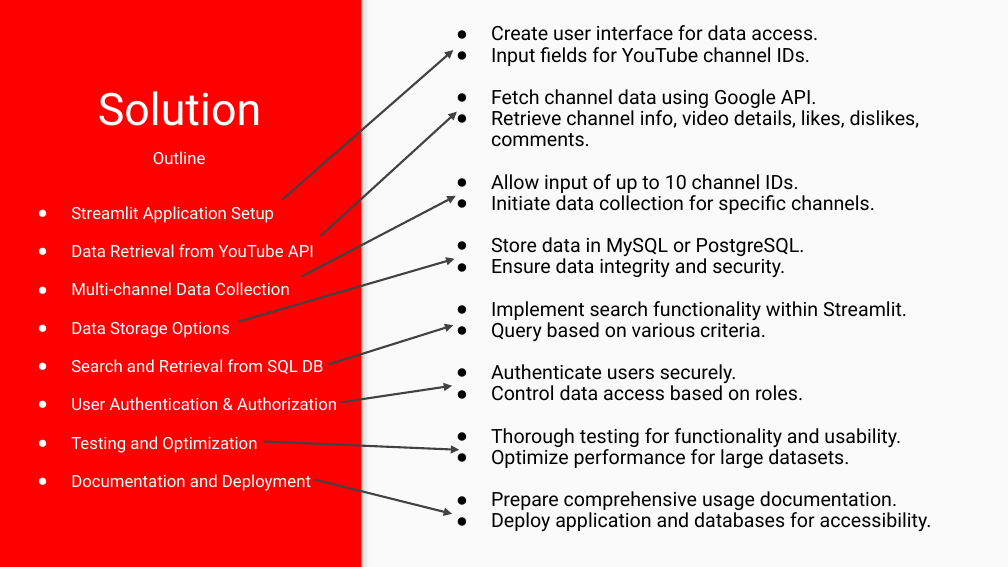
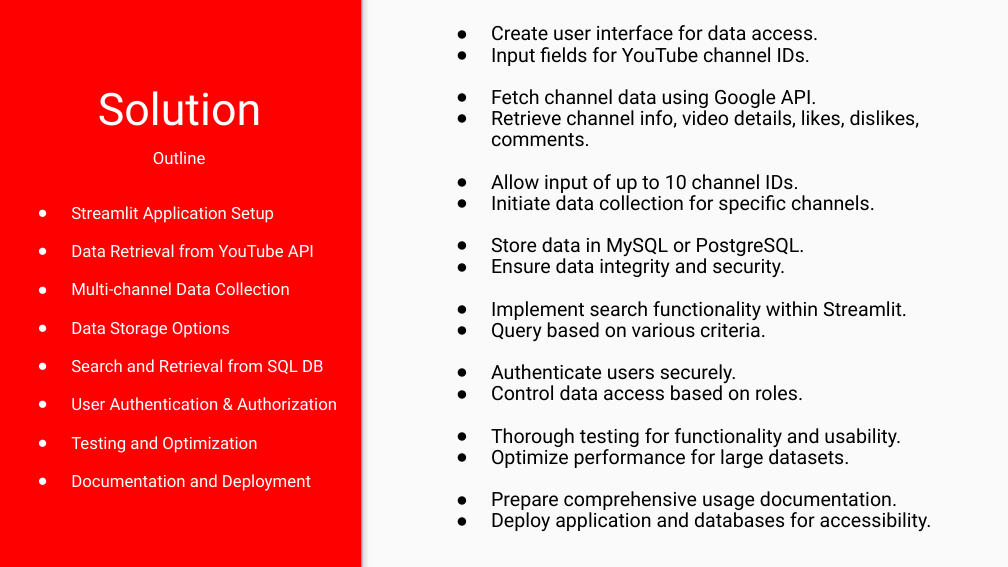
Before and after one commit to Surabhi0901/YouTube-Data-Harvesting-and-Warehousing-using-SQL-and-Streamlit, a slide deck: slide 6 of project-overview.pptx. Drawn at 1008x567 pixels with LibreOffice and Linux fonts; fonts in the diff are those of the drawing. Boxes give left, top, right and bottom in pixels: in the first picture for what was removed or moved away, otherwise in the second. Text is boxed around its words. In the diff, an @@ line names an element or a change of style, - is before the commit and + after.

```diff
--- a/project-overview.pptx
+++ b/project-overview.pptx
@@ arrow removed from (282, 200) to (454, 50) @@
@@ arrow removed from (321, 236) to (457, 112) @@
@@ arrow removed from (301, 276) to (456, 196) @@
@@ arrow removed from (239, 322) to (455, 259) @@
@@ arrow removed from (329, 365) to (454, 326) @@
@@ arrow removed from (341, 402) to (452, 386) @@
@@ arrow removed from (263, 442) to (460, 450) @@
@@ arrow removed from (314, 480) to (452, 514) @@
```
